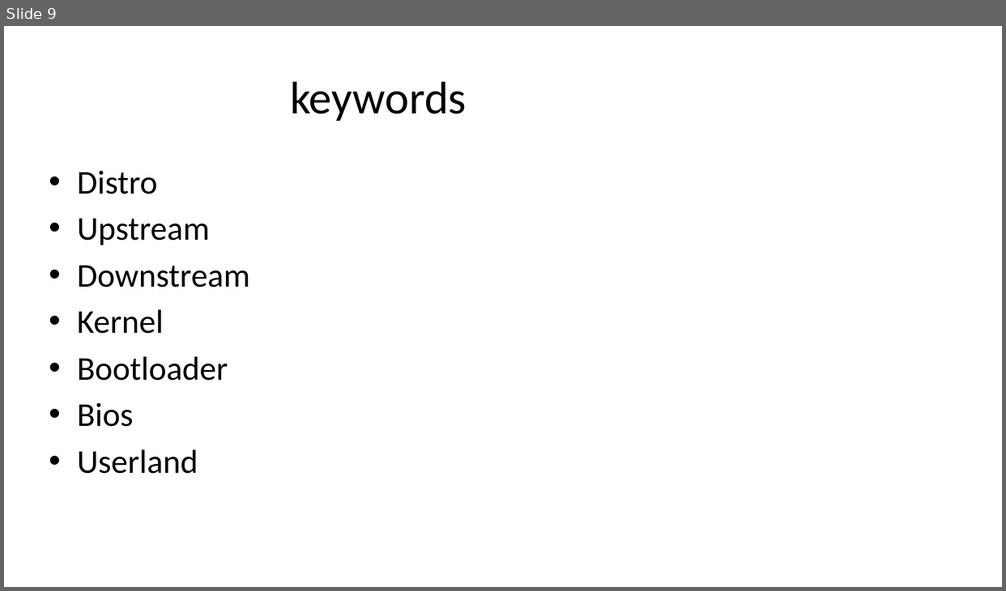
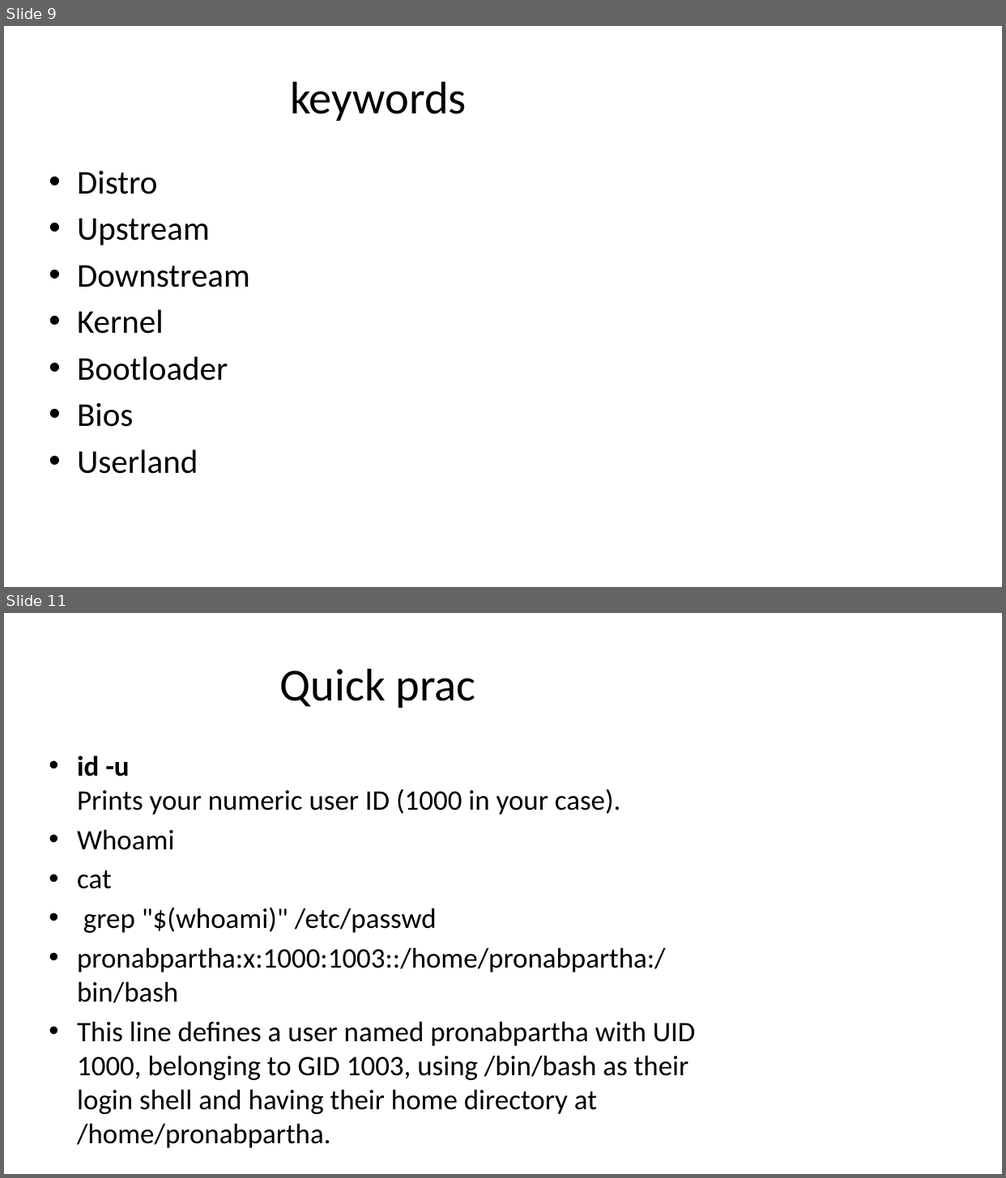
Before and after one commit to spicecoder/KB_Linux_course, a slide deck: DAY2/linuxIS_KB2.pptx. Shown one above the other, each under a label of ours: slide 9 before the commit, slides 9 and 11 after it; the slides between them are not shown. The pictures are 1006x591 and 1006x1178 pixels, drawn with LibreOffice and Linux fonts; fonts in the diff are those of the drawing. Boxes give left, top, right and bottom in pixels: in the first picture for what was removed or moved away, otherwise in the second. Text is boxed around its words. In the diff, an @@ line names an element or a change of style, - is before the commit and + after.

```diff
--- a/DAY2/linuxIS_KB2.pptx
+++ b/DAY2/linuxIS_KB2.pptx
@@ slide 11 added at [4, 613, 1002, 1174], background #FFFFFF @@
@@ title added at [280, 668, 476, 708], 44 pt, text #000000 @@
+Quick prac
@@ text added at [77, 756, 696, 1114], 27.2 pt, text #000000 @@
+• id -u
+  Prints your numeric user ID (1000 in your case).
+• Whoami
+• cat
+• grep "$(whoami)" /etc/passwd
+• pronabpartha:x:1000:1003::/home/pronabpartha:/bin/bash
+• This line defines a user named pronabpartha with UID 1000, belonging to GID 1003, using /bin/bash as their login shell and having their home directory at /home/pronabpartha.
```
Also in this commit, not shown: 1 other slide added, 2 other files.
